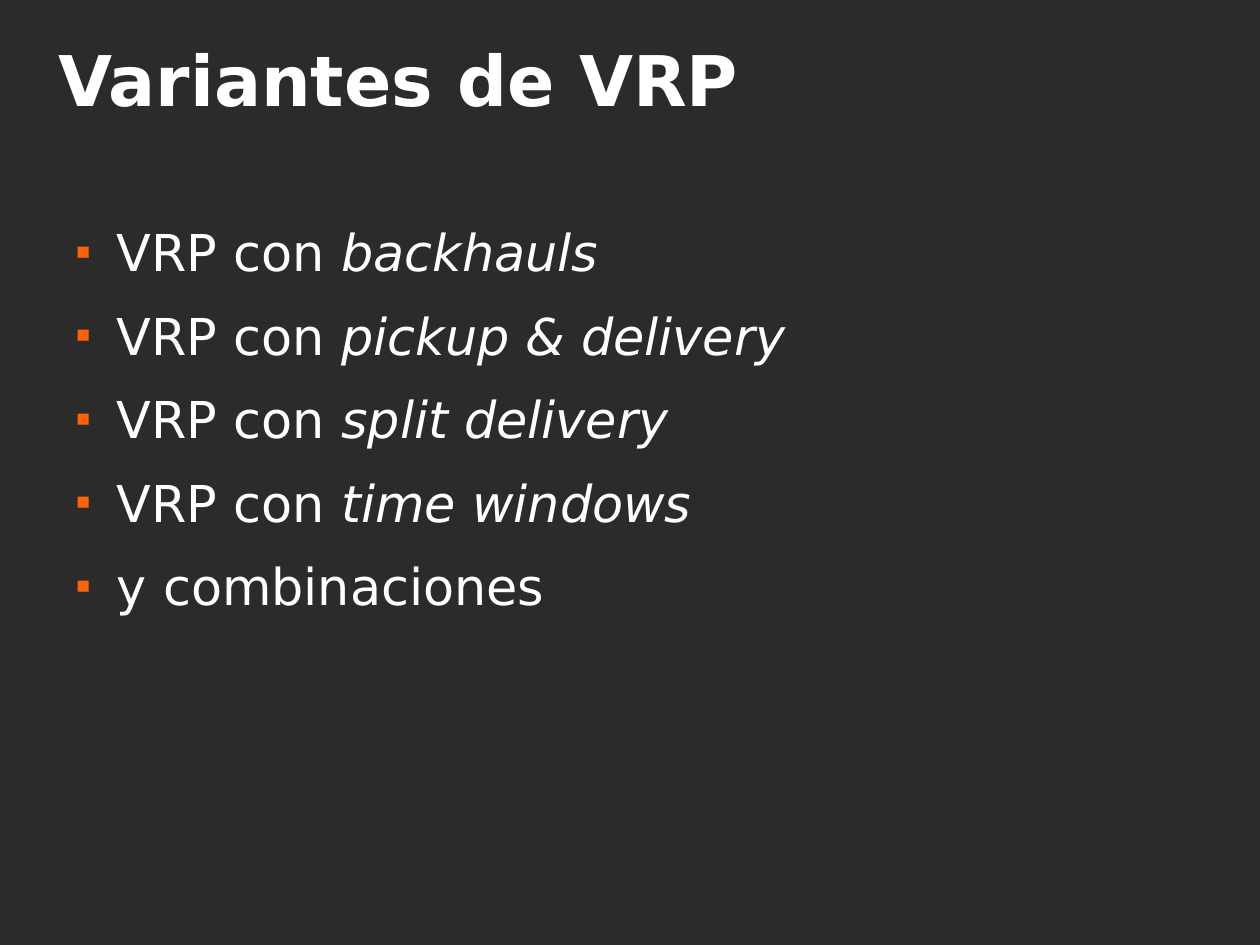
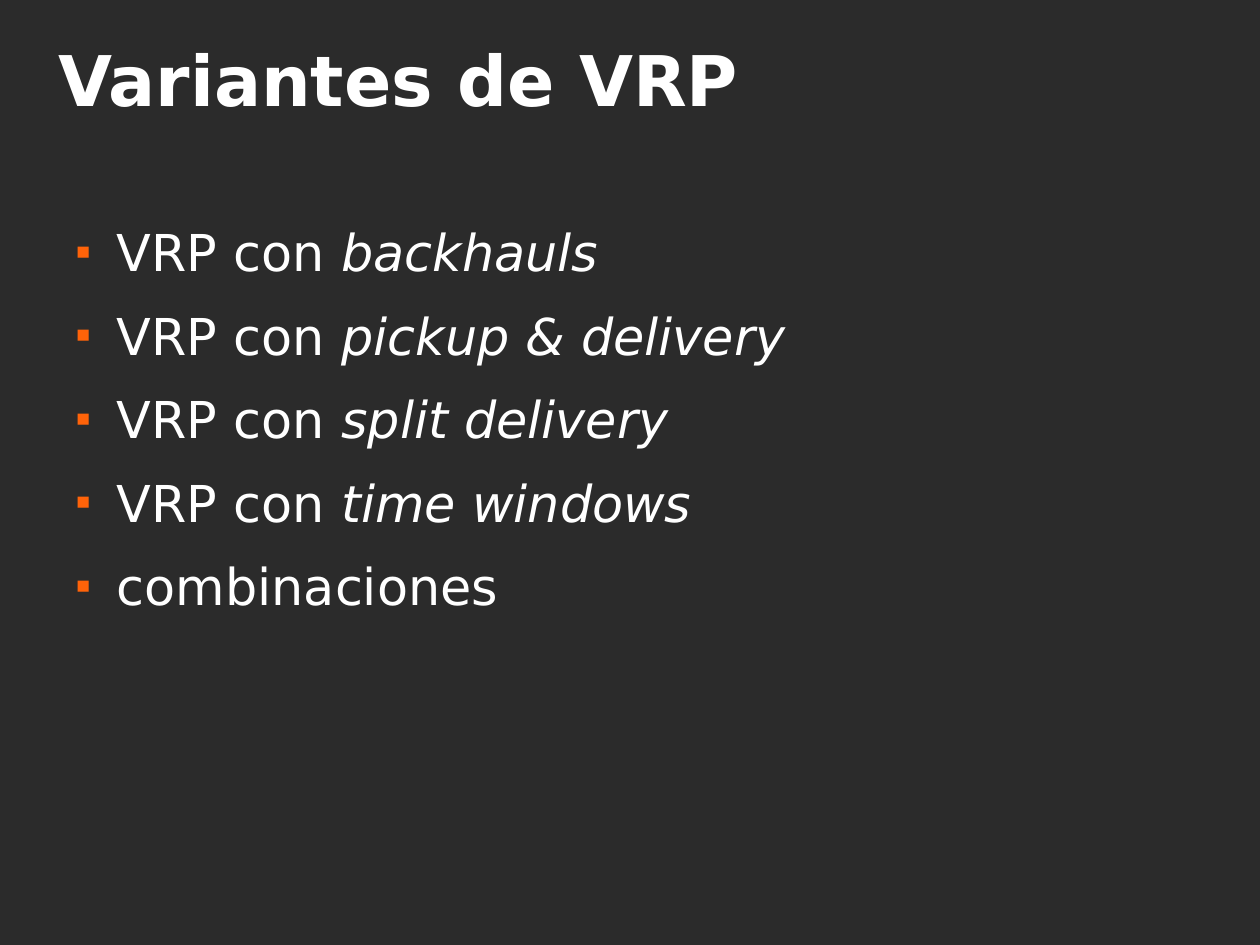
Before and after one commit to tulsidas/RAR-RARV, a slide deck: slide 4 of tesis.odp. Drawn at 1260x945 pixels with LibreOffice and Linux fonts; fonts in the diff are those of the drawing; background and template pictures are left out; a plain dark background stands for a picture behind light text. Boxes give left, top, right and bottom in pixels: in the first picture for what was removed or moved away, otherwise in the second. Text is boxed around its words. In the diff, an @@ line names an element or a change of style, - is before the commit and + after.

```diff
--- a/tesis.odp
+++ b/tesis.odp
@@ text at [117, 566, 498, 606]: text changed @@
-■ y combinaciones
+■ combinaciones
```
Also in this commit, not shown: 2 other slides changed, 4 slides added, 4 other files.
